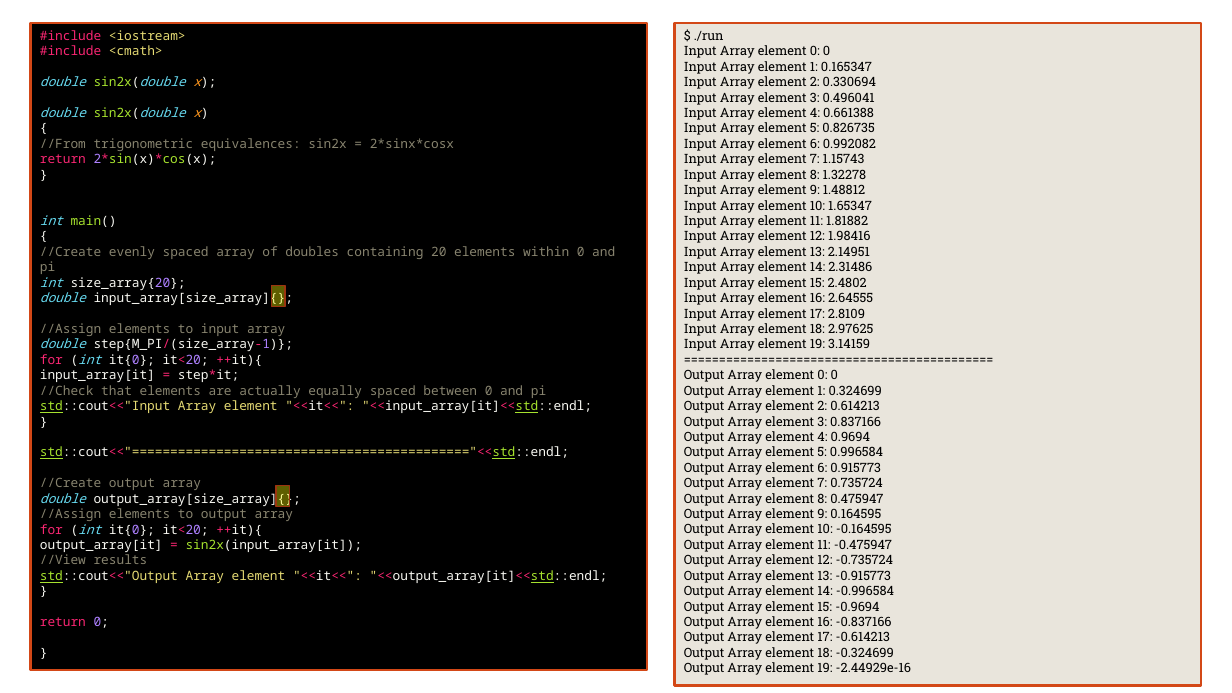
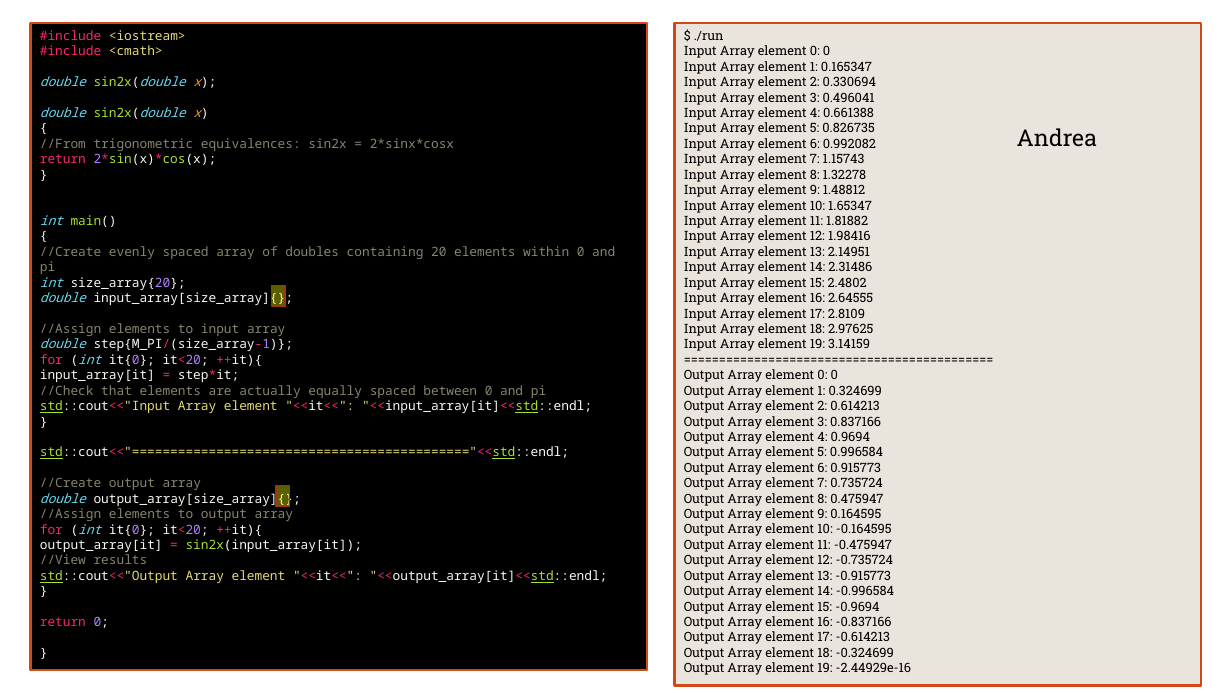
Before and after one commit to Alex-Hill94/Alex-Hill94.github.io, a slide deck: slide 12 of Workshop/Intro_to_C++/Workshop_Three.pptx (slide 11 before the commit). Drawn at 1232x693 pixels with LibreOffice and Linux fonts; fonts in the diff are those of the drawing; background and template pictures are left out. Boxes give left, top, right and bottom in pixels: in the first picture for what was removed or moved away, otherwise in the second. Text is boxed around its words. In the diff, an @@ line names an element or a change of style, - is before the commit and + after.

```diff
--- a/Workshop/Intro_to_C++/Workshop_Three.pptx
+++ b/Workshop/Intro_to_C++/Workshop_Three.pptx
@@ text added at (1017, 128, 1097, 147), 18 pt, text #000000 @@
+Andrea
```
Also in this commit, not shown: 17 other slides changed, 6 slides added, 1 other file.
